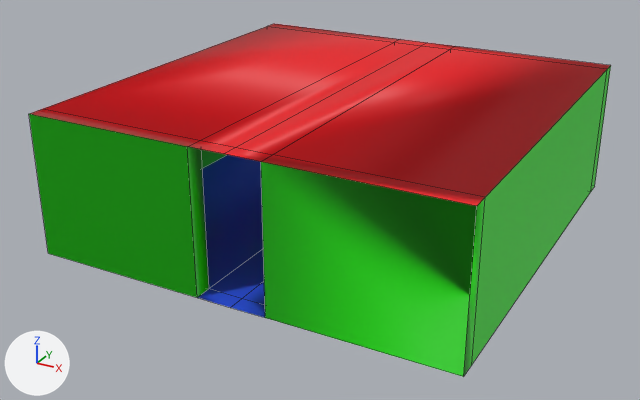
The FBX model SferoTestVR/Assets/Art/Models/Rooms/Standard/3x3_Room.fbx as it was, and as the next commit left it.
One viewpoint serves both versions: a 50 mm camera at (69.0, -54.9, 22.2) aimed at (46.3, -13.6, 1.6). Every picture has the same lights, and +X, +Y and +Z are marked at lower left. Mesh edges are drawn as thin lines. Where no turn or scale is listed for an object, it has been applied to the vertices.

Names of what the first picture shows: '3x3 Room'.
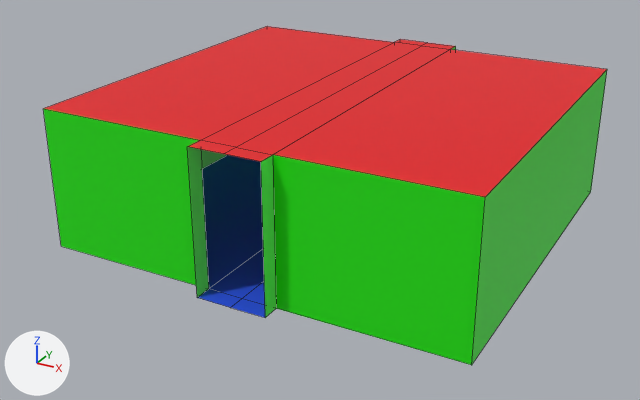
Edits to the scene script, one JSON object a line:
```json
{"block": "me_cube_004", "where": "me_cube_004.from_pydata(...)  # 40 vertices, 42 faces; spans x -12.0..12.0, y -24.0..0.0, z 0.0..8.0"}
{"block": "me_cube_004", "where": "# used by ob_3x3_room; location = (47.0, 0.0, 0.0)"}
{"block": "me_cube_004", "where": "# verts and faces of me_cube_004; kept vertices keep their numbers, new ones are numbered from 40"}
{"block": "me_cube_004", "where": "# before: 0 (12.0, 0.0, 0.0) at pixel (594, 186), 1 (12.0, 0.0, 8.0) at pixel (610, 65), 4 (-12.0, 0.0, 0.0), 5 (-12.0, 0.0, 8.0) at pixel (274, 23), 14 (2.0, 0.0, 0.0)"}
{"block": "me_cube_004", "where": "# before: 16 (-2.0, 0.0, 0.0), 17 (-2.0, 0.0, 8.0) at pixel (400, 39), 19 (2.0, 0.0, 8.0) at pixel (455, 46), 21 (12.0, -1.0, 0.0) at pixel (590, 191), 22 (12.0, -1.0, 8.0) at pixel (607, 69)"}
{"block": "me_cube_004", "where": "# before: 24 (-12.0, -1.0, 0.0), 27 (-12.0, -1.0, 8.0) at pixel (267, 26), 29 (-2.0, -1.0, 8.0) at pixel (394, 42), 33 (2.0, -1.0, 8.0) at pixel (450, 49), 35 (2.0, -1.0, 0.0)"}
{"block": "me_cube_004", "where": "# before: 39 (-2.0, -1.0, 0.0)"}
{"block": "me_cube_004", "where": "# before: 2 (12.0, -24.0, 0.0) at pixel (463, 376), 3 (12.0, -24.0, 8.0) at pixel (476, 206), 6 (-12.0, -24.0, 0.0) at pixel (48, 253), 7 (-12.0, -24.0, 8.0) at pixel (28, 113), 8 (-2.0, -24.0, 0.0) at pixel (197, 297)"}
{"block": "me_cube_004", "where": "# before: 10 (2.0, -24.0, 0.0) at pixel (265, 317), 11 (2.0, -24.0, 8.0) at pixel (260, 161), 13 (-2.0, -24.0, 8.0) at pixel (187, 146), 20 (12.0, -23.0, 0.0) at pixel (471, 365), 23 (12.0, -23.0, 8.0) at pixel (485, 197)"}
{"block": "me_cube_004", "where": "# before: 25 (-12.0, -23.0, 0.0), 26 (-12.0, -23.0, 8.0) at pixel (43, 108), 28 (-2.0, -23.0, 8.0) at pixel (200, 140), 32 (2.0, -23.0, 8.0) at pixel (272, 154), 34 (2.0, -23.0, 0.0)"}
{"block": "me_cube_004", "where": "# before: 38 (-2.0, -23.0, 0.0) at pixel (208, 288)"}
{"block": "me_cube_004", "change": "me_cube_004 part 1"}
{"op": "add", "block": "me_cube_004", "code": "delete_vertices([0, 1, 4, 5])  # with the faces that use them"}
{"block": "me_cube_004", "change": "me_cube_004 part 2"}
{"op": "add", "block": "me_cube_004", "code": "delete_vertices([2, 3, 6, 7])  # with the faces that use them"}
```

Where the change shows, as pixel boxes [x1, y1, x2, y2] in the pictures (640 x 400 px):
```json
{"object": "3x3 Room", "change": "reshaped", "before": [29, 24, 611, 377], "after": [43, 26, 607, 365]}
{"part": 1, "of": "me_cube_004", "change": "deleted", "before": [269, 24, 611, 191], "on screen": "red"}
{"part": 2, "of": "me_cube_004", "change": "deleted", "before": [29, 109, 485, 377], "on screen": "green"}
```
